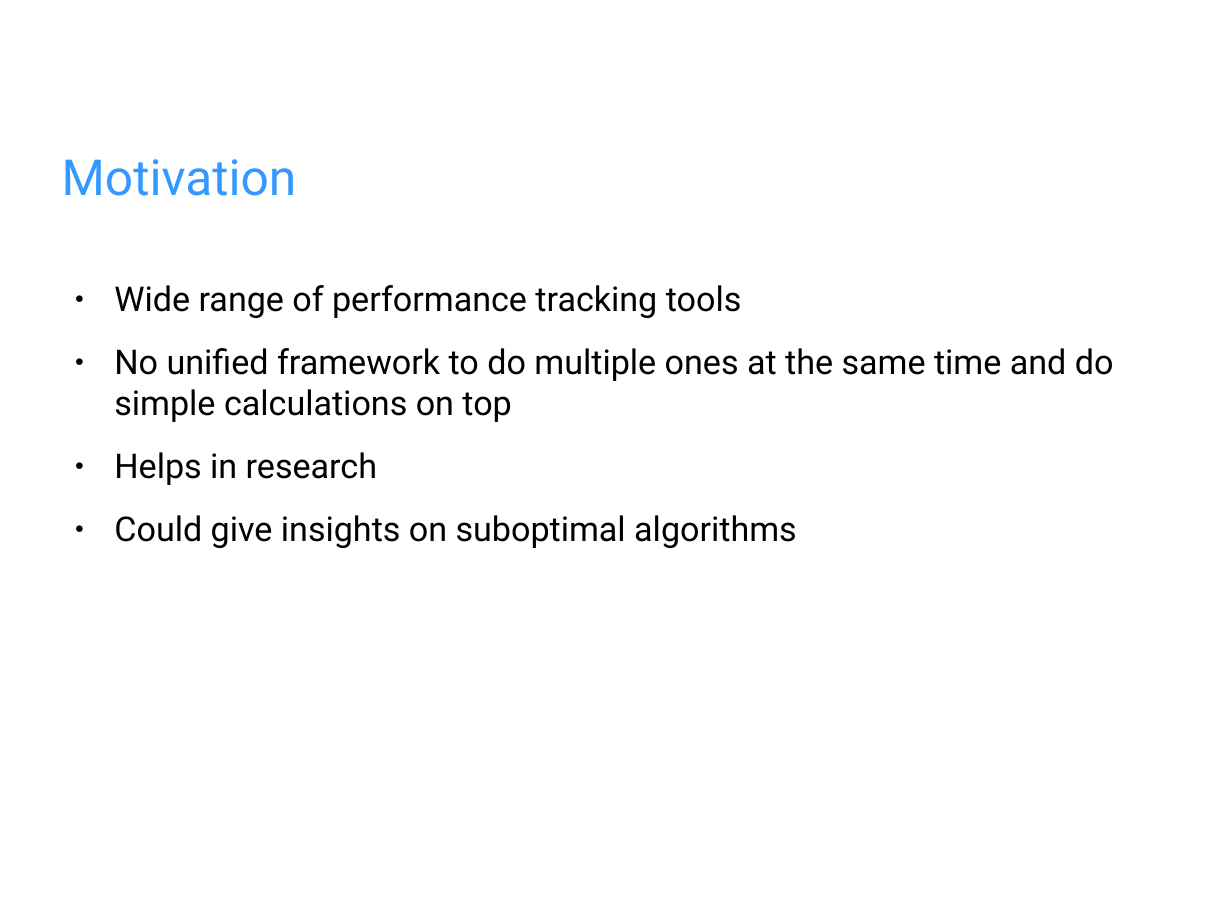
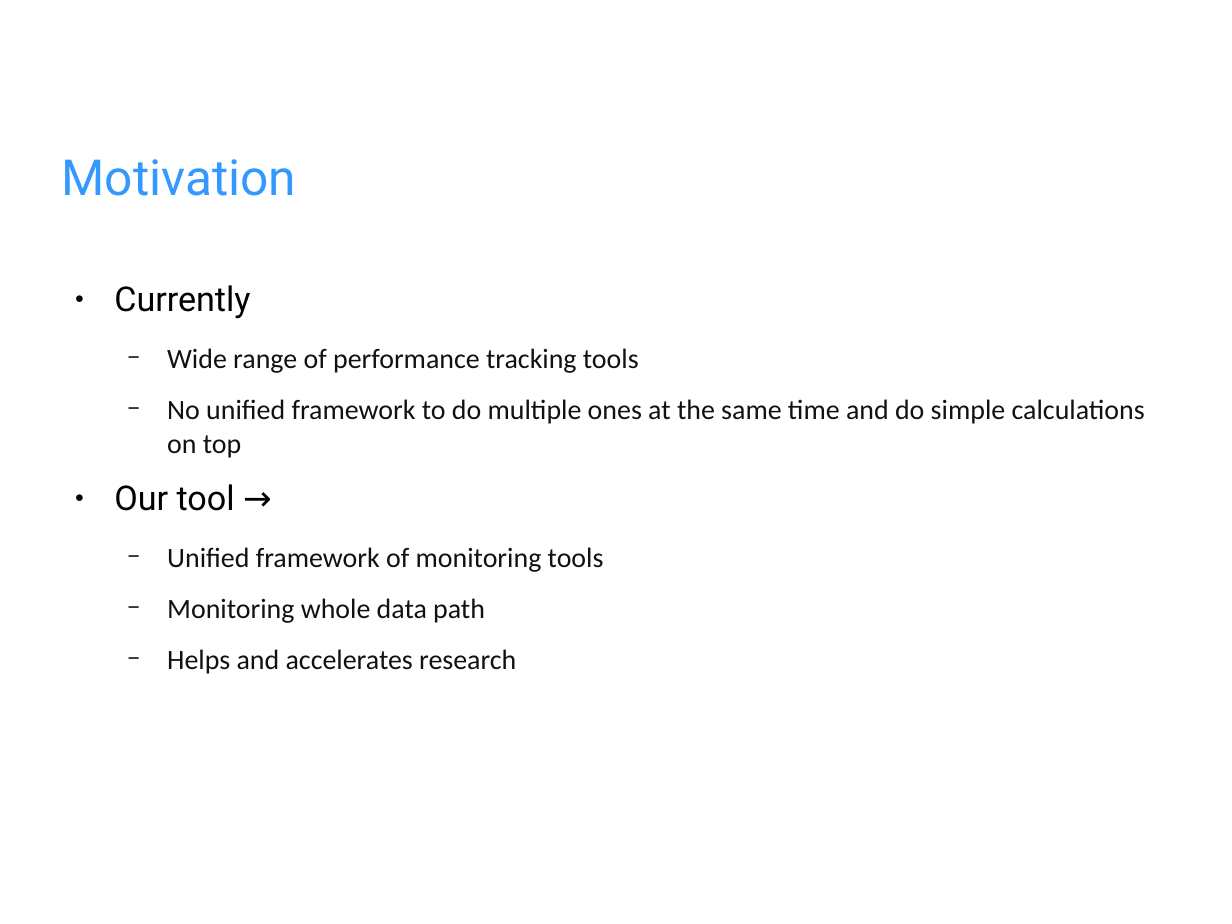
Before and after one commit to fhilprec/HardwareMonitoring, a slide deck: slide 3 of ProjectPresentation.odp. Drawn at 1232x924 pixels with LibreOffice and Linux fonts; fonts in the diff are those of the drawing; background and template pictures are left out. Boxes give left, top, right and bottom in pixels: in the first picture for what was removed or moved away, otherwise in the second. Text is boxed around its words. In the diff, an @@ line names an element or a change of style, - is before the commit and + after.

Commit message:
Presentation

```diff
--- a/ProjectPresentation.odp
+++ b/ProjectPresentation.odp
@@ text at bbox=[114, 285, 250, 319]: paragraph added @@
+● Currently
@@ text at bbox=[167, 348, 1145, 458]: size 22 to 18 pt, font Roboto to Calibri, text colour #000000 to #111111 in "Wide range of performance tracking tools", "No unified framework to do multiple ones ..."; bullet ● to −; list level 1 to 2 in "Wide range of performance tracking ..."; list level 1 to 2 in "No unified framework to do ..." @@
@@ text at bbox=[114, 484, 604, 674]: text changed; size 22 to 18 pt; font Roboto to Calibri; text colour #000000 to #111111 @@
-● Helps in research
-● Could give insights on suboptimal algorithms
+● Our tool →
+  − Unified framework of monitoring tools
+  − Monitoring whole data path
+  − Helps and accelerates research
```
Also in this commit, not shown: 4 other slides changed, 5 slides added, 3 slides removed.
